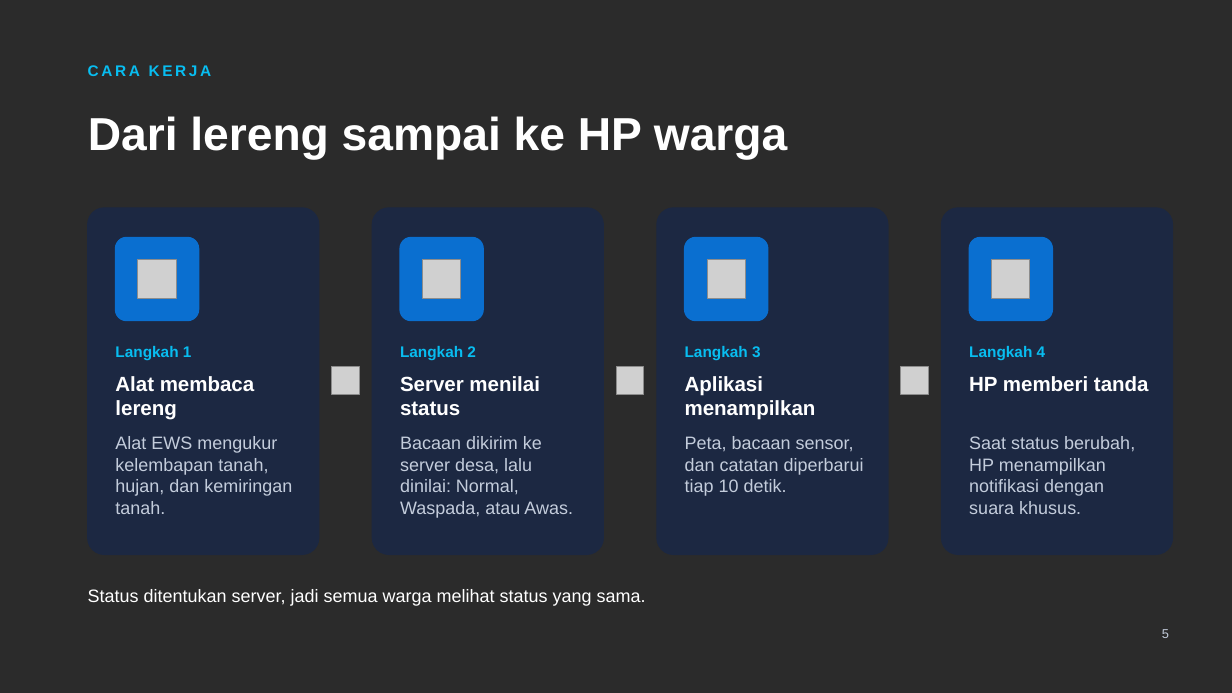
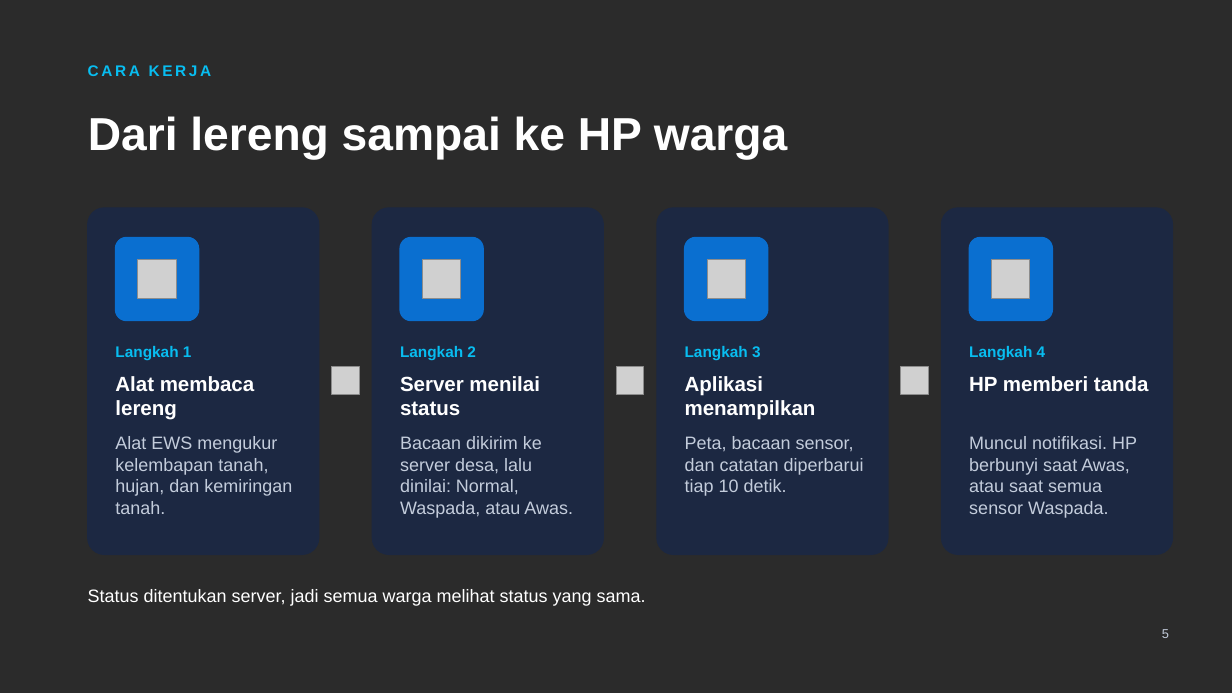
Before and after one commit to ahmad-imtiyaz/ews, a slide deck: slide 5 of presentasi/EWS-Lumeneng.pptx. Drawn at 1232x693 pixels with LibreOffice and Linux fonts; fonts in the diff are those of the drawing; grey boxes stand for pictures; background and template pictures are left out; a plain dark background stands for a picture behind light text. Boxes give left, top, right and bottom in pixels: in the first picture for what was removed or moved away, otherwise in the second. Text is boxed around its words. In the diff, an @@ line names an element or a change of style, - is before the commit and + after.

```diff
--- a/presentasi/EWS-Lumeneng.pptx
+++ b/presentasi/EWS-Lumeneng.pptx
@@ text at [969,436,1137,518]: text changed @@
-Saat status berubah, HP menampilkan notifikasi dengan suara khusus.
+Muncul notifikasi. HP berbunyi saat Awas, atau saat semua sensor Waspada.
```
Also in this commit, not shown: 5 other slides changed, 12 other files.
